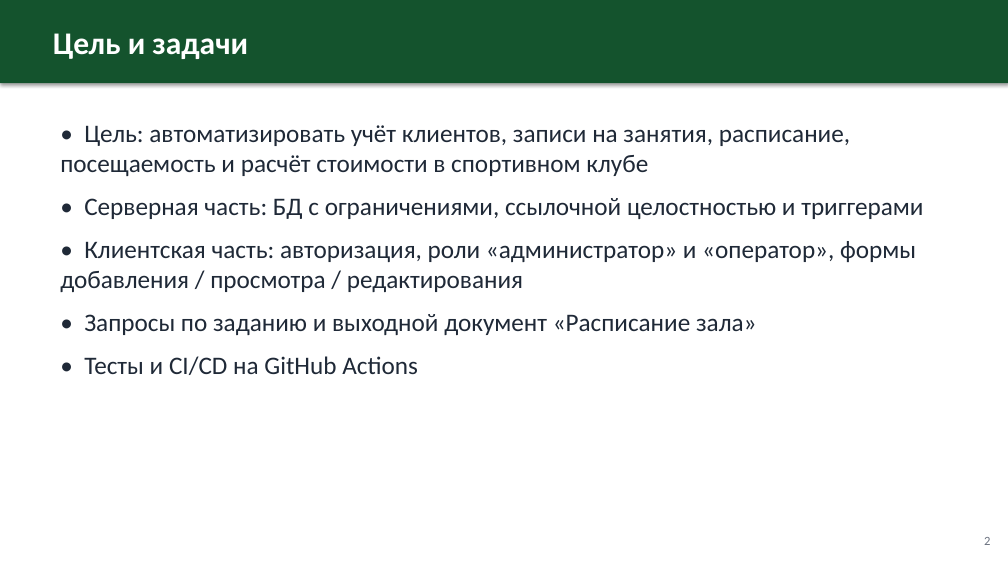
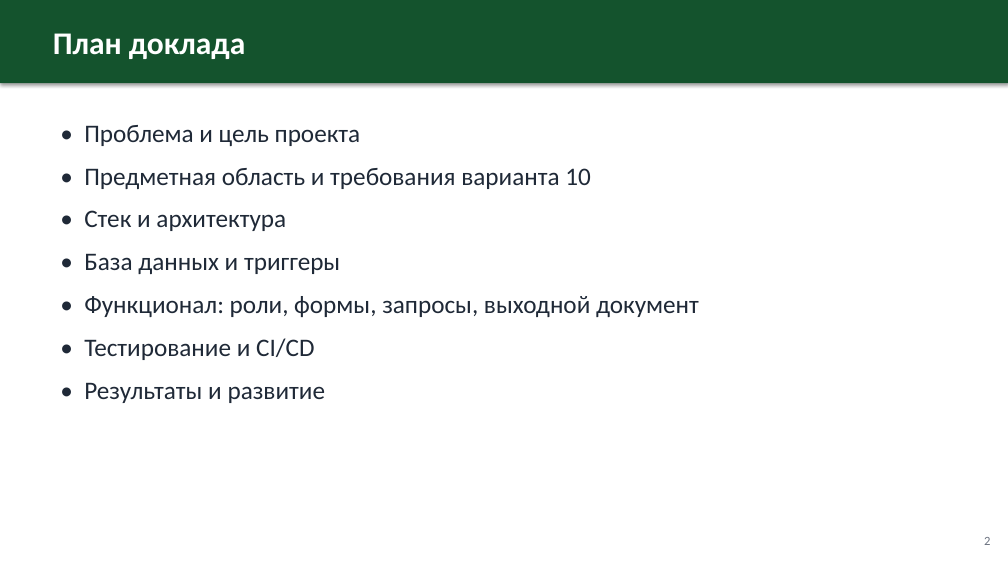
Before and after one commit to Uzalov-Gamid/sport-club, a slide deck: slide 2 of docs/Презентация_Спортивный_клуб.pptx. Drawn at 1008x567 pixels with LibreOffice and Linux fonts; fonts in the diff are those of the drawing. Boxes give left, top, right and bottom in pixels: in the first picture for what was removed or moved away, otherwise in the second. Text is boxed around its words. In the diff, an @@ line names an element or a change of style, - is before the commit and + after.

Commit message:
docs: полная презентация (24 слайда: проблема, стек, архитектура, БД, функционал, тесты, CI/CD)

```diff
--- a/docs/Презентация_Спортивный_клуб.pptx
+++ b/docs/Презентация_Спортивный_клуб.pptx
@@ text at [53,33,245,59]: text changed @@
-Цель и задачи
+План доклада
@@ text at [84,125,699,403]: text changed @@
-• Цель: автоматизировать учёт клиентов, записи на занятия, расписание, посещаемость и расчёт стоимости в спортивном клубе
-• Серверная часть: БД с ограничениями, ссылочной целостностью и триггерами
-• Клиентская часть: авторизация, роли «администратор» и «оператор», формы добавления / просмотра / редактирования
-• Запросы по заданию и выходной документ «Расписание зала»
-• Тесты и CI/CD на GitHub Actions
+• Проблема и цель проекта
+• Предметная область и требования варианта 10
+• Стек и архитектура
+• База данных и триггеры
+• Функционал: роли, формы, запросы, выходной документ
+• Тестирование и CI/CD
+• Результаты и развитие
```
Also in this commit, not shown: 8 other slides changed, 17 slides added, 5 slides removed.
